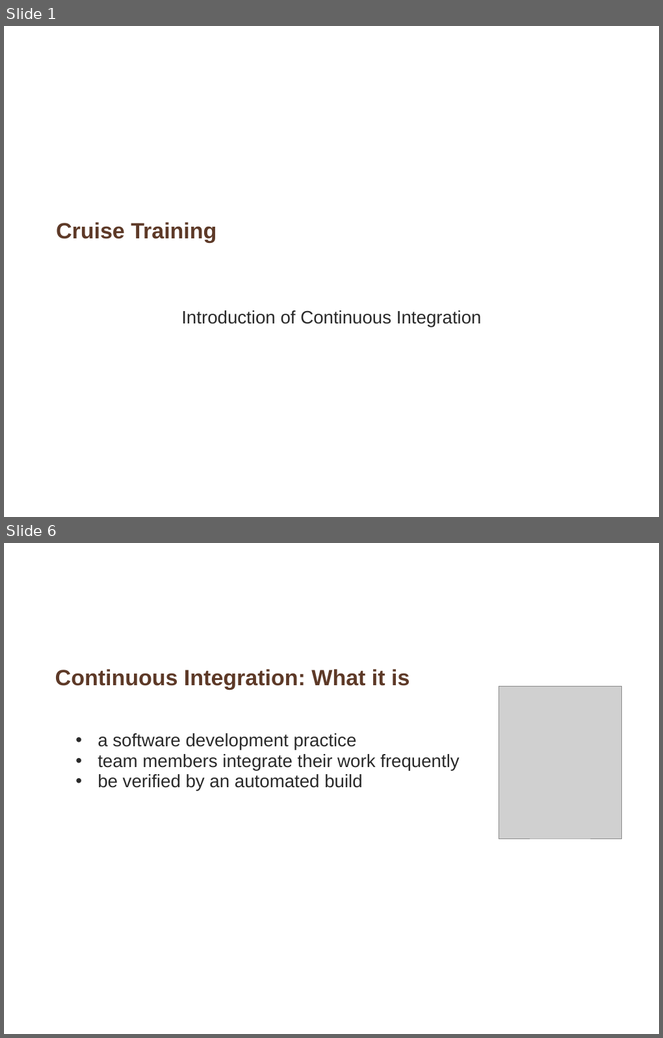
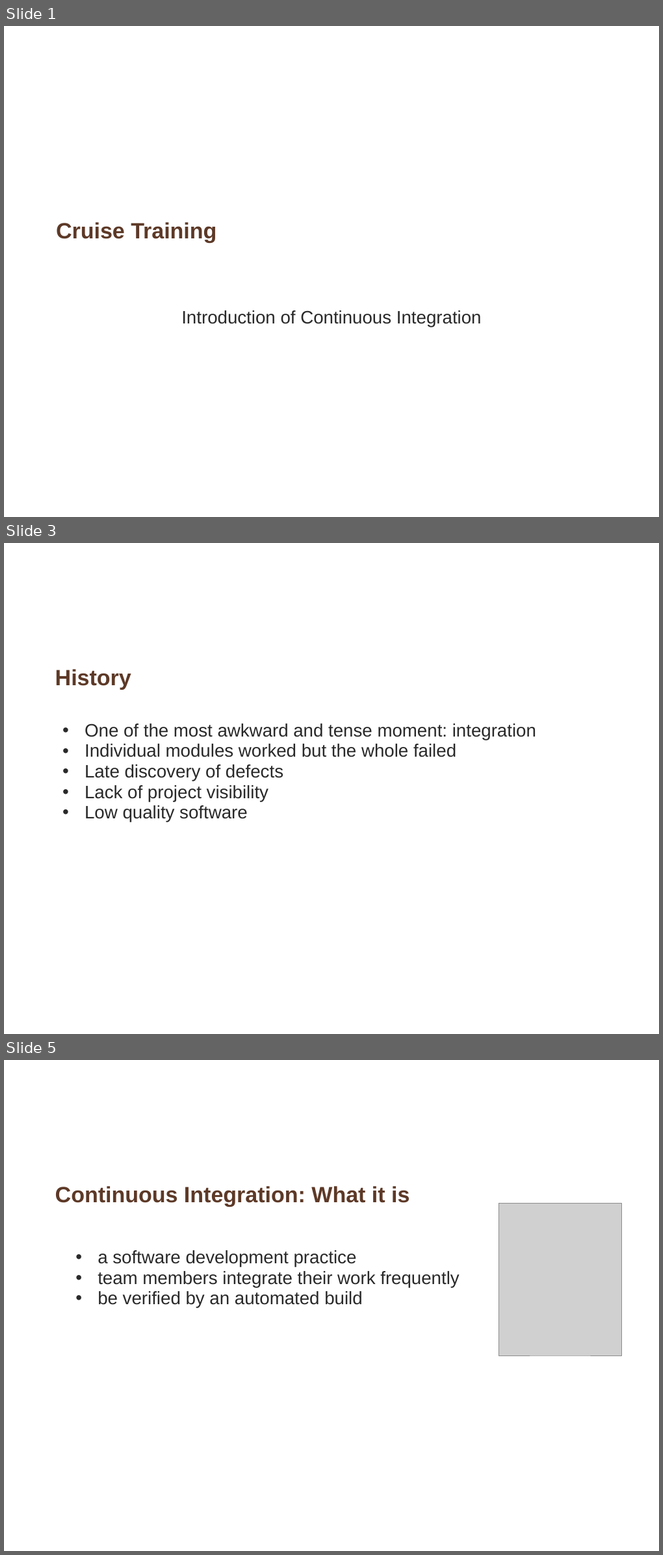
Before and after one commit to whimet/cruisetraining, a slide deck: Introduction_continuous_integration.ppt. Shown one above the other, each under a label of ours: slides 1 and 6 before the commit, slides 1, 3 and 5 after it; the slides between them are not shown. The pictures are 663x1038 and 663x1555 pixels, drawn with LibreOffice and Linux fonts; fonts in the diff are those of the drawing; grey boxes stand for pictures; background and template pictures are left out. Boxes give left, top, right and bottom in pixels: in the first picture for what was removed or moved away, otherwise in the second. Text is boxed around its words. In the diff, an @@ line names an element or a change of style, - is before the commit and + after.

```diff
--- a/Introduction_continuous_integration.ppt
+++ b/Introduction_continuous_integration.ppt
@@ slide 3 added at [4,543,659,1034], background picture (left out) @@
@@ title added at [55,669,131,689], 27 pt, text #5D3927, bold @@
+History
@@ text added at [85,724,536,823], 22 pt, text #292929 @@
+  • One of the most awkward and tense moment: integration
+  • Individual modules worked but the whole failed
+  • Late discovery of defects
+  • Lack of project visibility
+  • Low quality software
@@ what was slide 6 is now slide 5 @@
```
Also in this commit, not shown: 2 slides changed, 10 other slides added, 9 slides removed.
